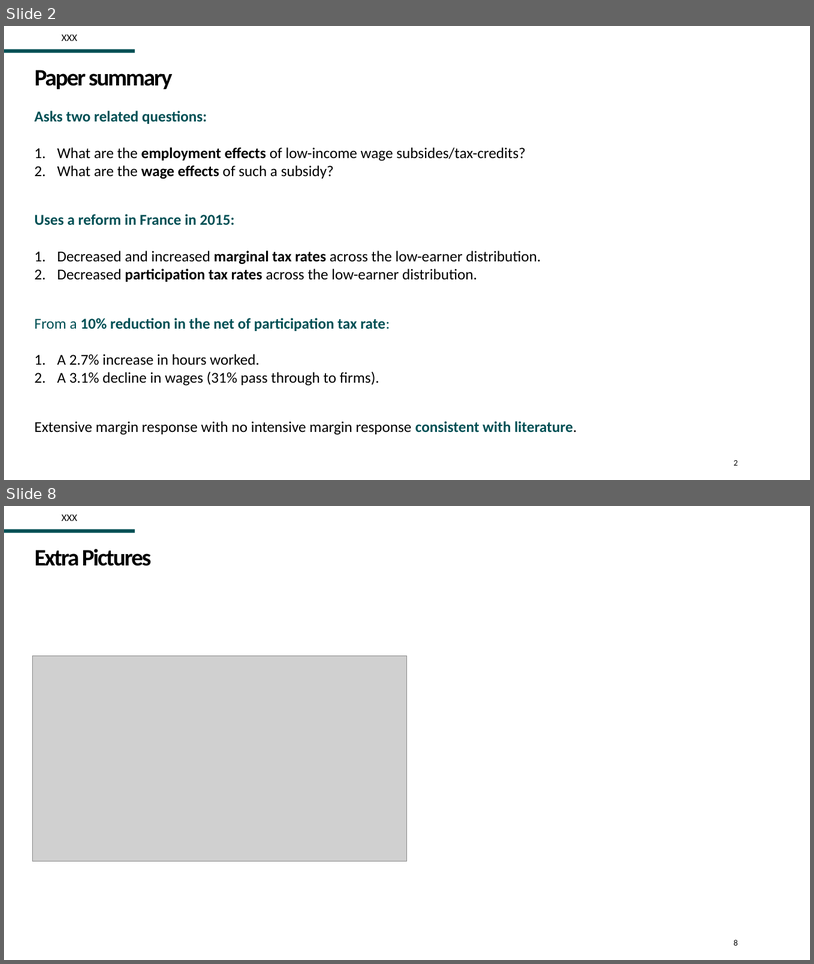
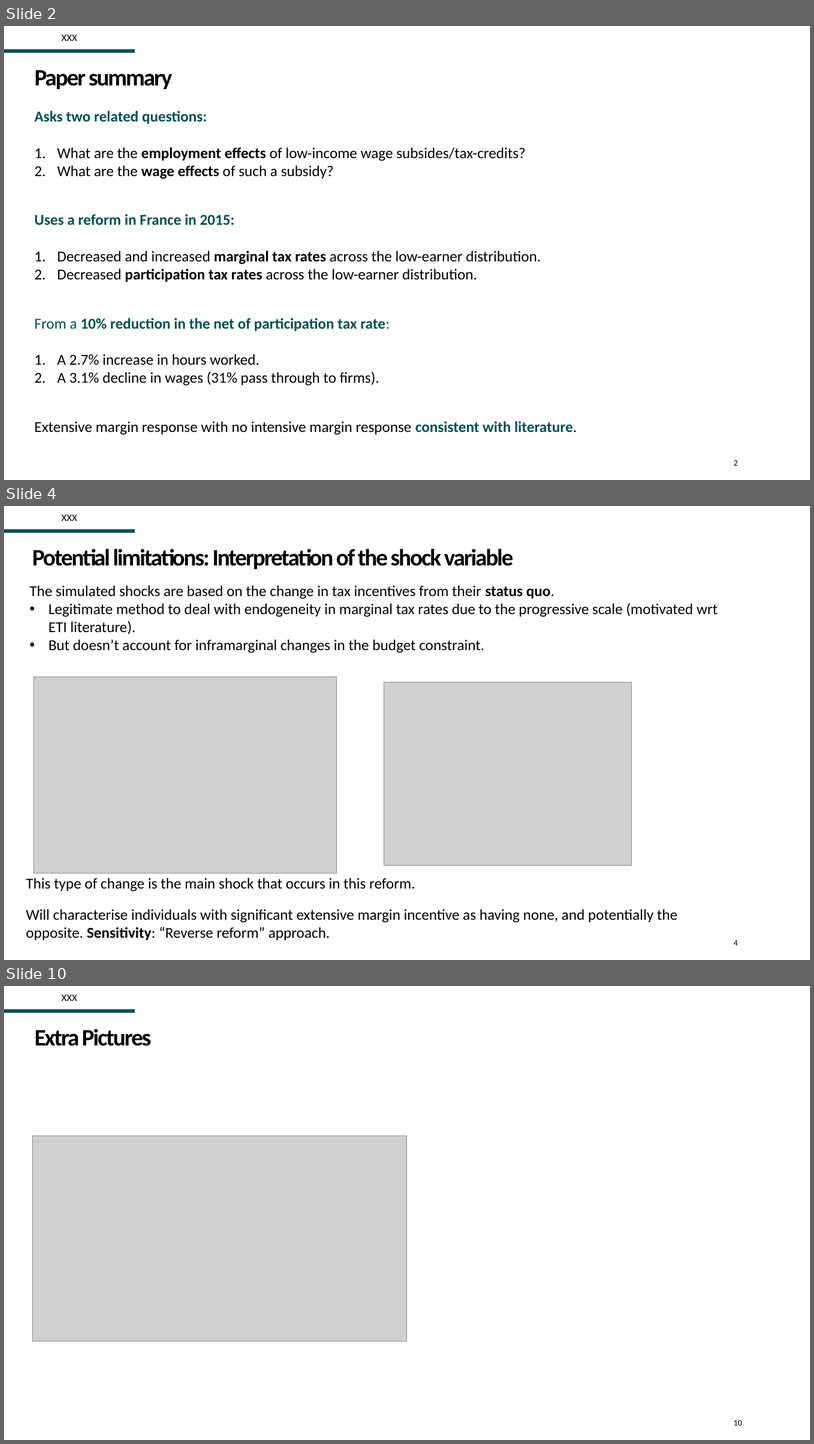
Before and after one commit to Zjub/TVHENZ, a slide deck: e61 Projects/Presentations/Discusant Wage Subsides TTPI Aug 2025.pptx. Shown one above the other, each under a label of ours: slides 2 and 8 before the commit, slides 2, 4 and 10 after it; the slides between them are not shown. The pictures are 814x964 and 814x1444 pixels, drawn with LibreOffice and Linux fonts; fonts in the diff are those of the drawing; grey boxes stand for pictures; background and template pictures are left out. Boxes give left, top, right and bottom in pixels: in the first picture for what was removed or moved away, otherwise in the second. Text is boxed around its words. In the diff, an @@ line names an element or a change of style, - is before the commit and + after.

```diff
--- a/e61 Projects/Presentations/Discusant Wage Subsides TTPI Aug 2025.pptx
+++ b/e61 Projects/Presentations/Discusant Wage Subsides TTPI Aug 2025.pptx
@@ slide 4 added at (x1=4, y1=506, x2=810, y2=960), background #FFFFFF; not listed: 1 template element that a slide beside it also shows @@
@@ text added at (x1=62, y1=514, x2=77, y2=521), 12 pt, text #000000 @@
+XXX
@@ title added at (x1=32, y1=549, x2=514, y2=569), 28 pt, text #000000, bold @@
+Potential limitations: Interpretation of the shock variable
@@ text added at (x1=30, y1=585, x2=718, y2=653), 18 pt, text #000000 @@
+The simulated shocks are based on the change in tax incentives from their status quo.
+• Legitimate method to deal with endogeneity in marginal tax rates due to the progressive scale (motivated wrt ETI literature).
+• But doesn’t account for inframarginal changes in the budget constraint.
@@ picture added at (x1=33, y1=676, x2=337, y2=873) @@
@@ picture added at (x1=384, y1=682, x2=632, y2=865) @@
@@ text added at (x1=26, y1=877, x2=415, y2=891), 18 pt, text #000000 @@
+This type of change is the main shock that occurs in this reform.
@@ text added at (x1=26, y1=909, x2=678, y2=940), 18 pt, text #000000 @@
+Will characterise individuals with significant extensive margin incentive as having none, and potentially the opposite. Sensitivity: “Reverse reform” approach.
@@ page number added at (x1=734, y1=940, x2=738, y2=945), 10 pt, text #000000 @@
+4
@@ what was slide 8 is now slide 10 @@
@@ page number at (x1=734, y1=1420, x2=743, y2=1425): text changed @@
-8
+10
```
Also in this commit, not shown: 5 slides changed, 1 other slide added, 1 other file.
